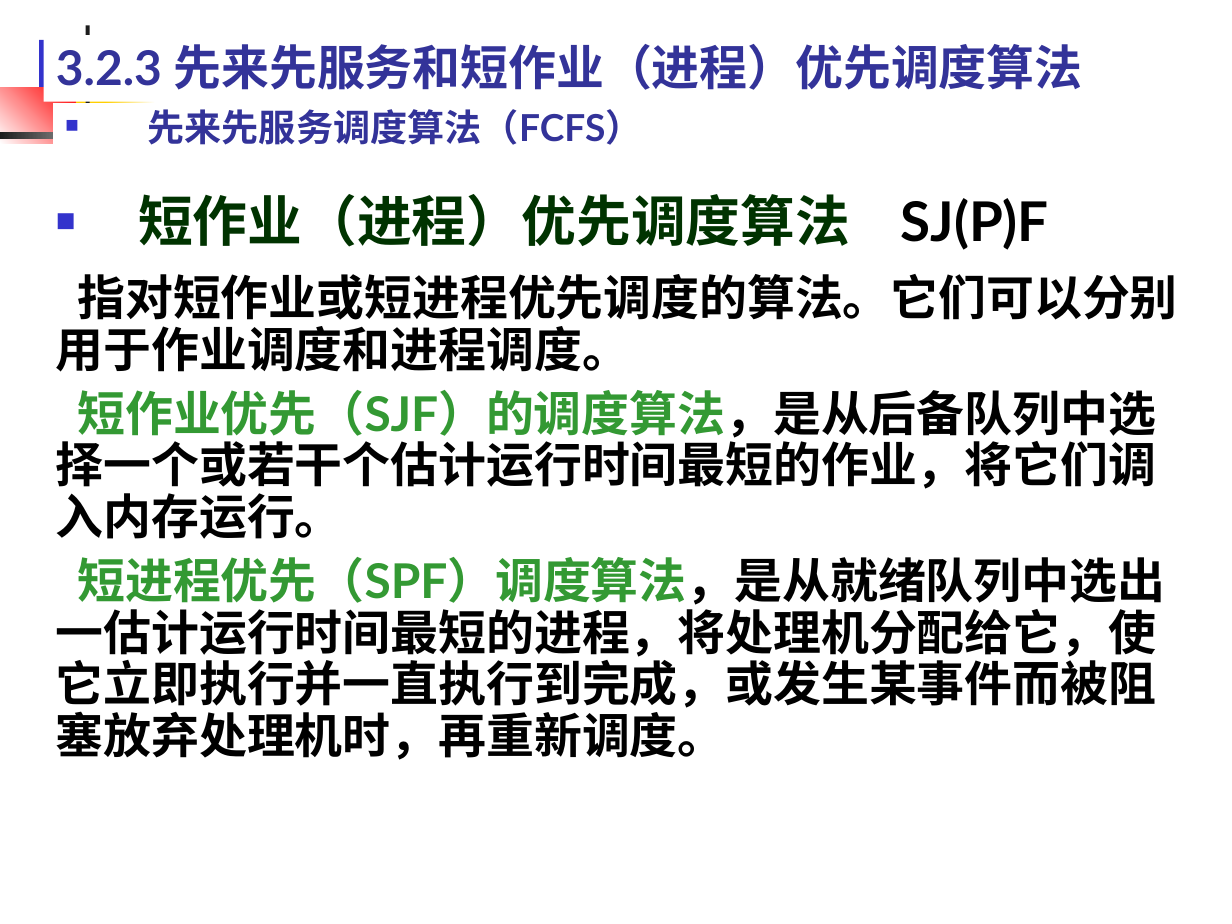
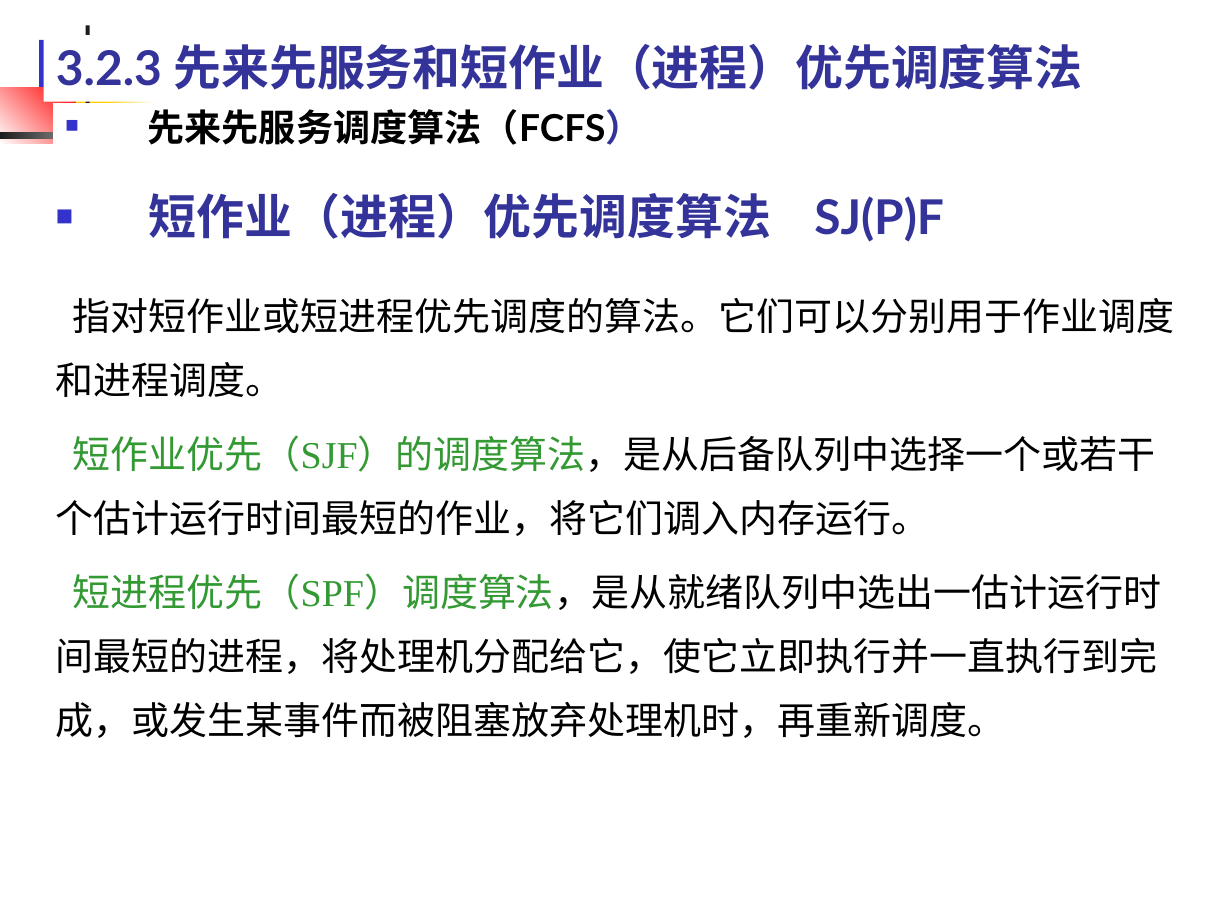
Before and after one commit to edu2act/course-OS, a slide deck: slide 25 of materials/slides/OS_Chap 3.ppt. Drawn at 1232x924 pixels with LibreOffice and Linux fonts; fonts in the diff are those of the drawing. Boxes give left, top, right and bottom in pixels: in the first picture for what was removed or moved away, otherwise in the second. Text is boxed around its words. In the diff, an @@ line names an element or a change of style, - is before the commit and + after.

```diff
--- a/materials/slides/OS_Chap 3.ppt
+++ b/materials/slides/OS_Chap 3.ppt
@@ text "先来先服务调度算法（FCFS）" at <box>147,109,642,145</box>: text colour #333399 to #000000 @@
@@ text "短作业（进程）优先调度算法 SJ(P)F" at <box>149,193,944,242</box>: size 32 to 28 pt; text colour #003300 to #333399 in "短作业（进程）优先调度算法"; text colour #000000 to #333399 in "SJ(P)F"; less space between paragraphs @@
@@ text "指对短作业或短进程优先调度的算法。它们可以分别用于作业调度和进程调度。" at <box>56,298,1174,738</box>: size 28 to 22.2 pt, font Lato to Times New Roman, bold off; line spacing 0.9 to 1.4; less space between paragraphs @@
```
Also in this commit, not shown: 113 other slides changed, 7 other files.
